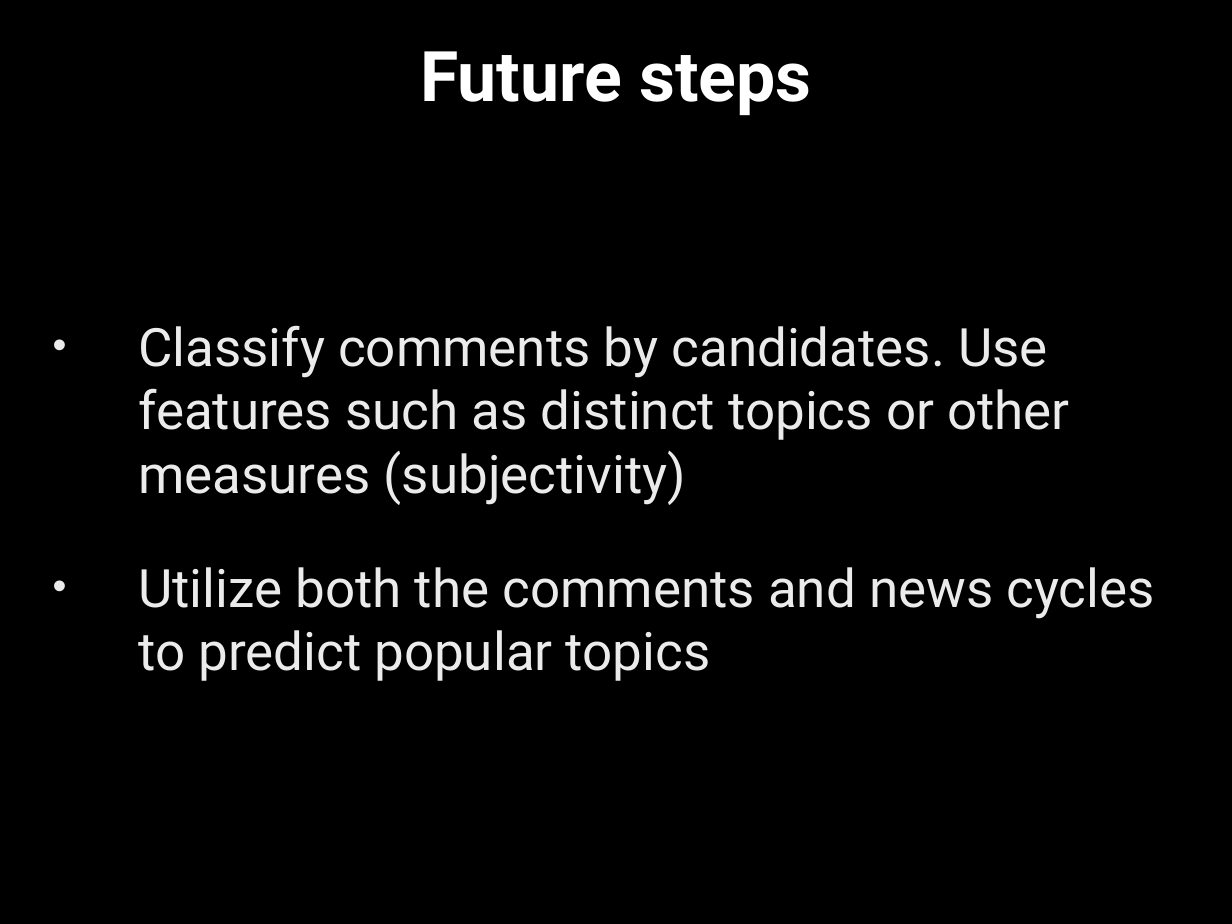
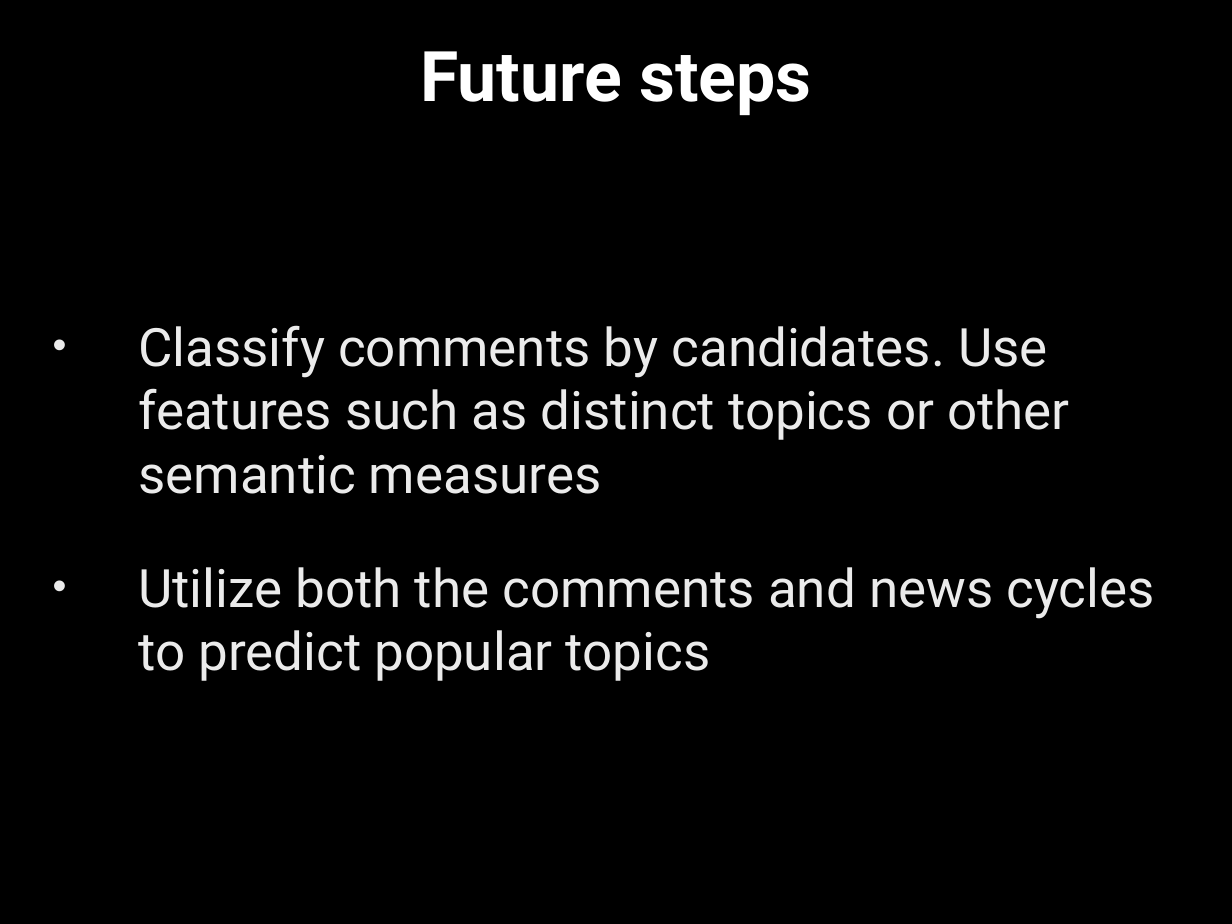
Before and after one commit to PeggyFan/Project, a slide deck: slide 11 of data/nyt_summarizer_10_09_1.pptx. Drawn at 1232x924 pixels with LibreOffice and Linux fonts; fonts in the diff are those of the drawing; background and template pictures are left out. Boxes give left, top, right and bottom in pixels: in the first picture for what was removed or moved away, otherwise in the second. Text is boxed around its words. In the diff, an @@ line names an element or a change of style, - is before the commit and + after.

```diff
--- a/data/nyt_summarizer_10_09_1.pptx
+++ b/data/nyt_summarizer_10_09_1.pptx
@@ text at (x1=138, y1=325, x2=1070, y2=494): text changed @@
-• Classify comments by candidates. Use features such as distinct topics or other measures (subjectivity)
+• Classify comments by candidates. Use features such as distinct topics or other semantic measures
```
Also in this commit, not shown: 3 other slides changed.
